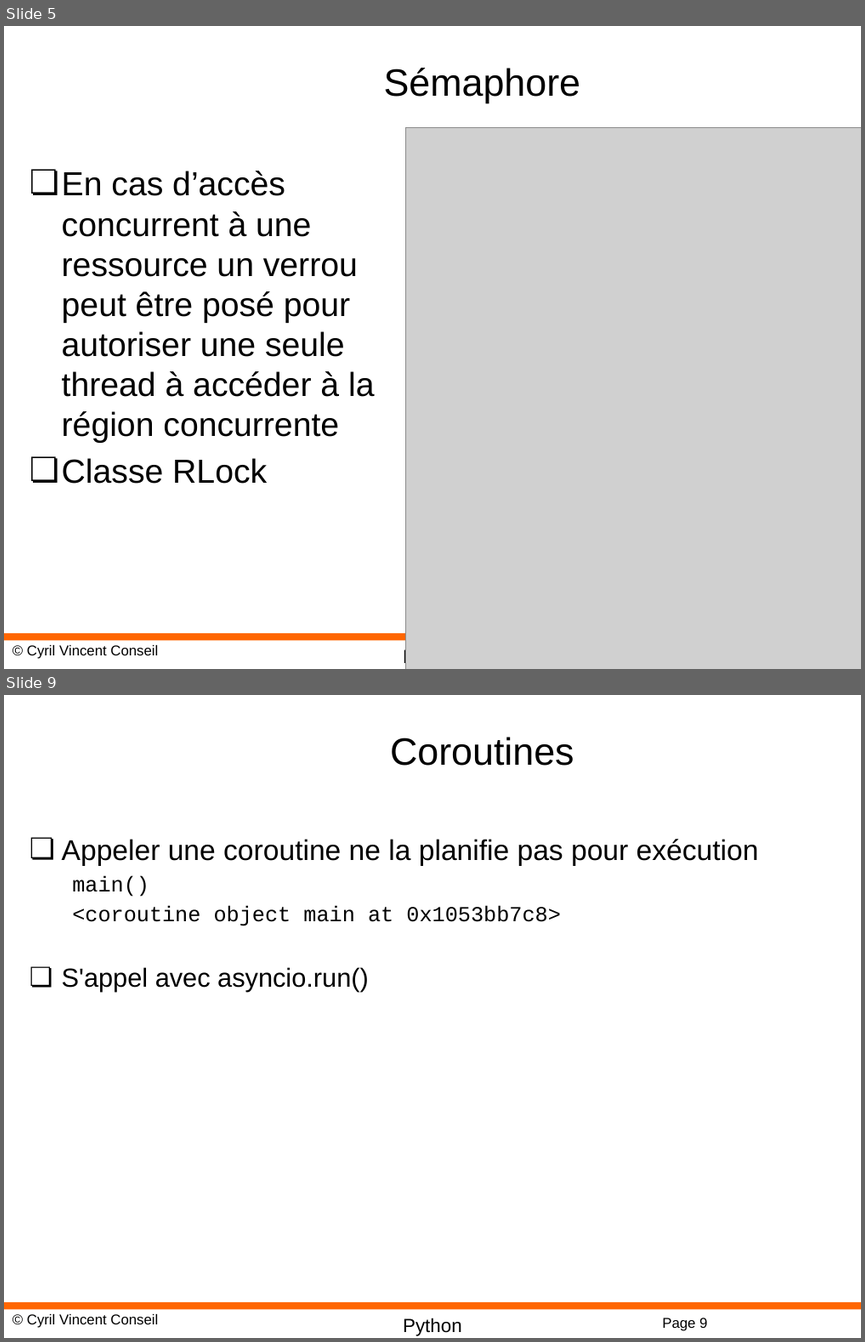
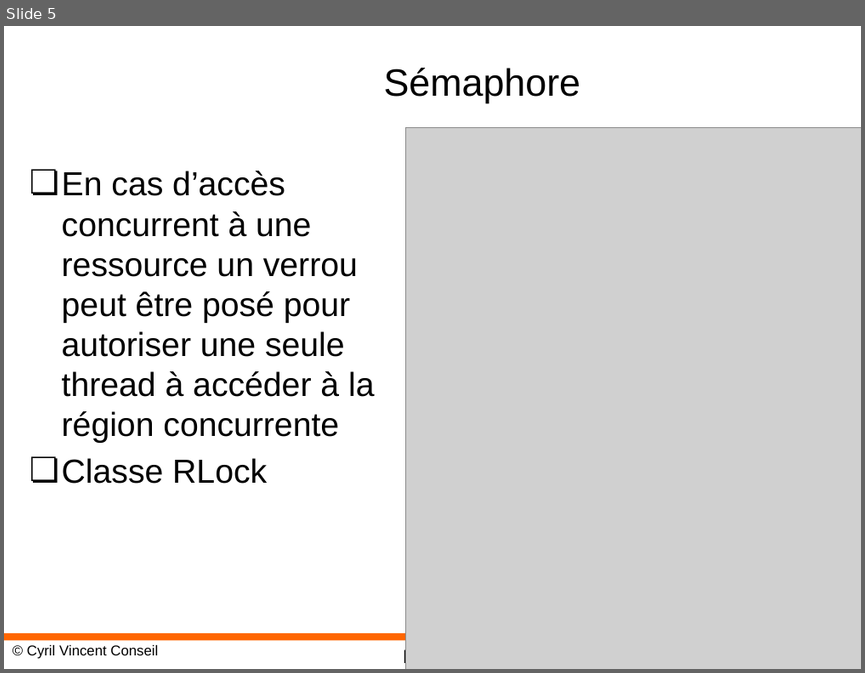
Before and after one commit to cyrilvincent/python, a slide deck: ppt/Python21-Threading.pptx. Shown one above the other, each under a label of ours: slides 5 and 9 before the commit, slide 5 after it; the slides between them are not shown. The pictures are 865x1342 and 865x673 pixels, drawn with LibreOffice and Linux fonts; fonts in the diff are those of the drawing; grey boxes stand for pictures; background and template pictures are left out. Boxes give left, top, right and bottom in pixels: in the first picture for what was removed or moved away, otherwise in the second. Text is boxed around its words. In the diff, an @@ line names an element or a change of style, - is before the commit and + after.

```diff
--- a/ppt/Python21-Threading.pptx
+++ b/ppt/Python21-Threading.pptx
@@ slide 9 removed at (4,695,861,1338), background #FFFFFF; not listed: 3 template elements that a slide beside it also shows @@
@@ title removed at (390,737,574,766) @@
-Coroutines
@@ text removed at (62,839,759,992) @@
-❏ Appeler une coroutine ne la planifie pas pour exécution
-  main()
-  <coroutine object main at 0x1053bb7c8>
-❏ S'appel avec asyncio.run()
@@ page number removed at (662,1317,707,1331) @@
-Page 9
```
Also in this commit, not shown: 1 slide added, 6 other slides removed, 8 other files.
